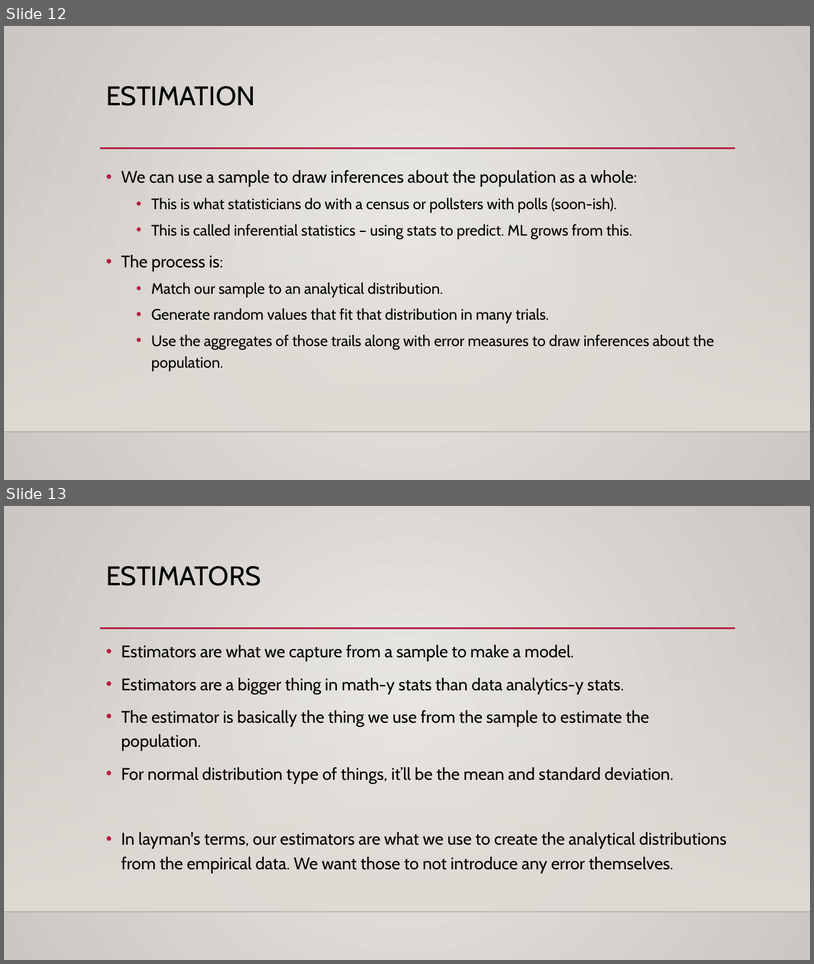
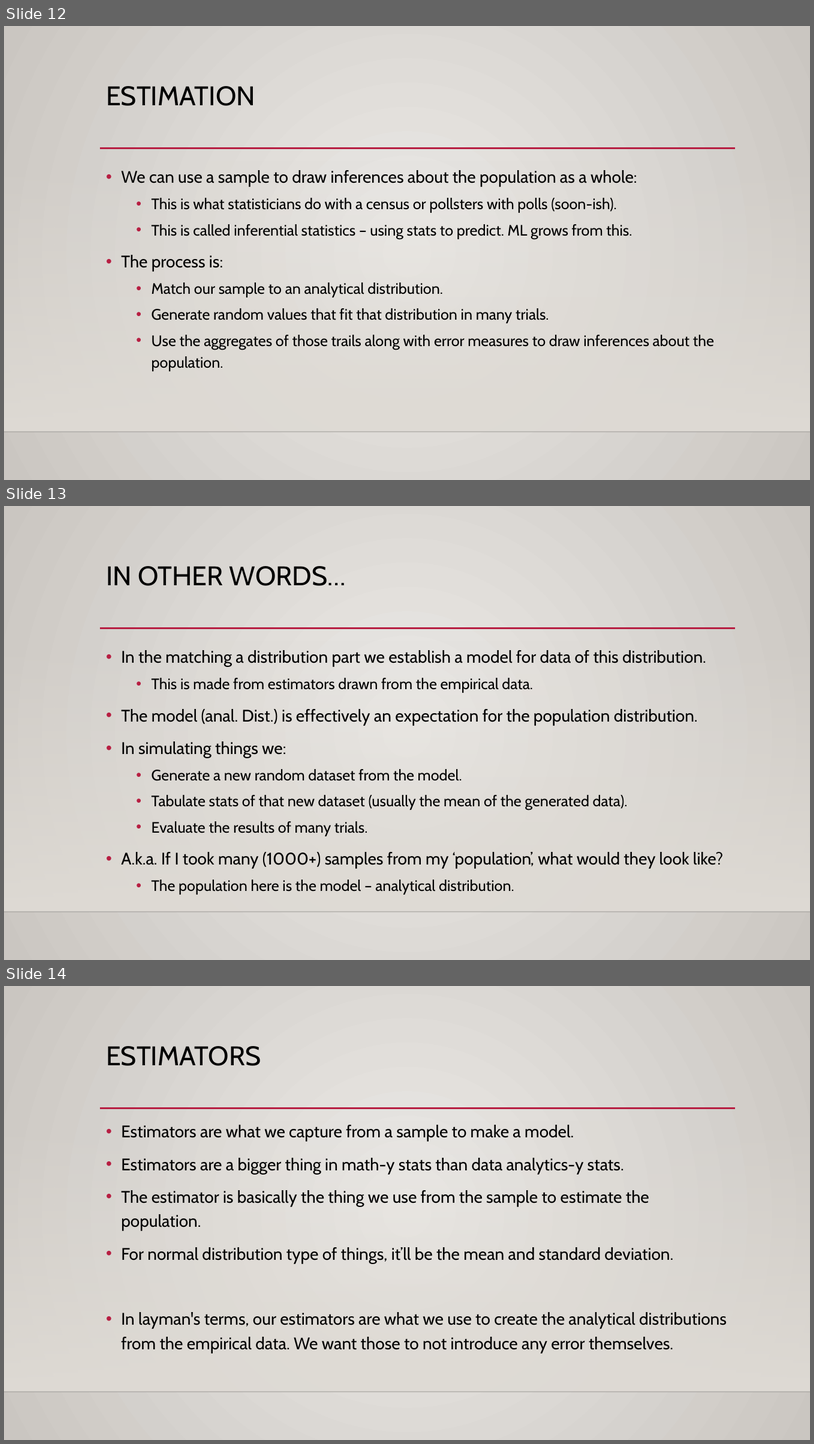
Before and after one commit to AkeemSemperDataScience/Basic_Stats_in_Python_Student_Repository, a slide deck: reference_material/slides/016_Sampling_Estimation.pptx. Shown one above the other, each under a label of ours: slides 12 and 13 before the commit, slides 12, 13 and 14 after it. The pictures are 814x964 and 814x1444 pixels, drawn with LibreOffice and Linux fonts; fonts in the diff are those of the drawing; background and template pictures are left out. Boxes give left, top, right and bottom in pixels: in the first picture for what was removed or moved away, otherwise in the second. Text is boxed around its words. In the diff, an @@ line names an element or a change of style, - is before the commit and + after.

```diff
--- a/reference_material/slides/016_Sampling_Estimation.pptx
+++ b/reference_material/slides/016_Sampling_Estimation.pptx
@@ slide 13 added at (x1=4, y1=506, x2=810, y2=960), background gradient #ECEAE7 to #CAC7C1; not listed: 3 template elements that a slide beside it also shows @@
@@ title added at (x1=106, y1=566, x2=346, y2=586), 32 pt, text #000000 @@
+IN OTHER WORDS…
@@ text added at (x1=121, y1=650, x2=723, y2=894), 20 pt, text #000000 @@
+• In the matching a distribution part we establish a model for data of this distribution.
+  • This is made from estimators drawn from the empirical data.
+• The model (anal. Dist.) is effectively an expectation for the population distribution.
+• In simulating things we:
+  • Generate a new random dataset from the model.
+  • Tabulate stats of that new dataset (usually the mean of the generated data).
+  • Evaluate the results of many trials.
+• A.k.a. If I took many (1000+) samples from my ‘population’, what would they look like?
+  • The population here is the model – analytical distribution.
@@ what was slide 13 is now slide 14 @@
```
Also in this commit, not shown: 5 slides changed, 5 other files.
